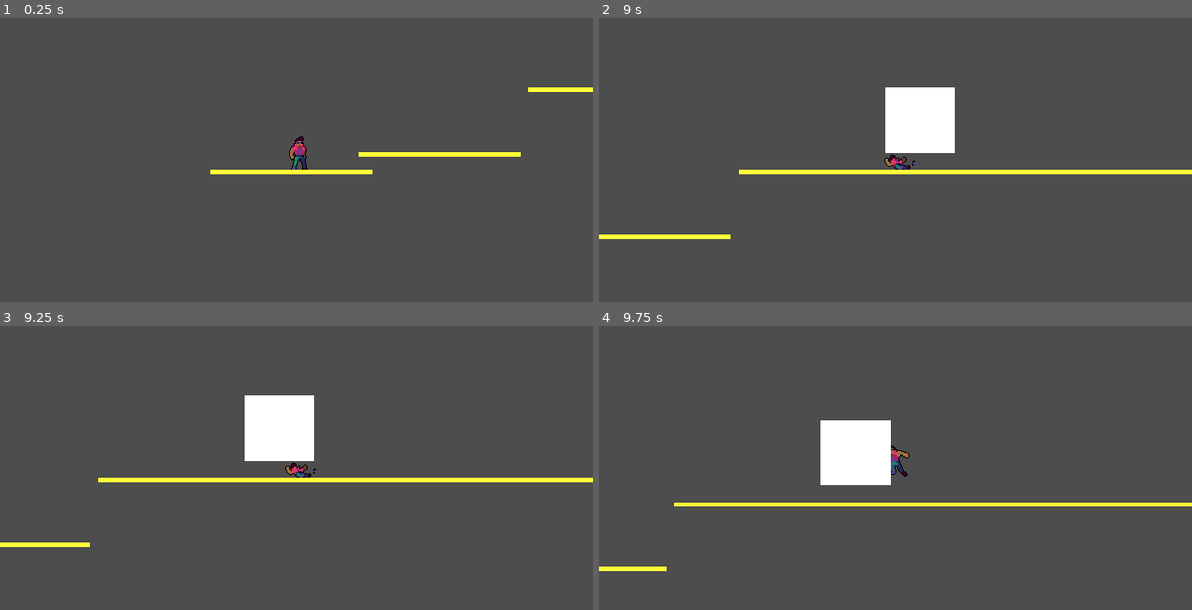
Above: before the commit, frames 1-4 (two rows, left to right).
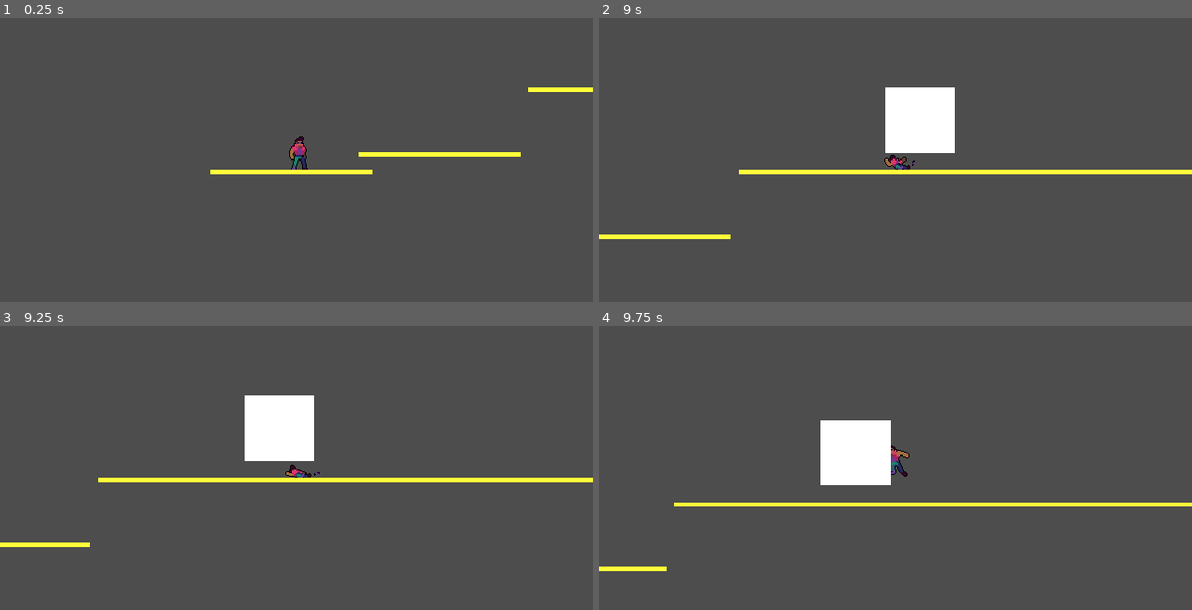
Above: after the commit, the same moments.

Repository: NoahKise/Max_Rush
Game: Godot game, scene res://scenes/world.tscn
Same seed, same stepped clock (60 frames per second), same inputs: the game is played once before the commit and once after it.
Inputs:
- Up to frame 1 (0.25 s): no input
- Up to frame 2 (9 s): hold D (move_right) 0.53-2.03 s; tap Space (jump) at 0.6, 0.77, 1.07, 1.52, 1.55, 1.82, 2.1, 3.02, 3.05, 3.32, 3.6, 3.77, 4.07, 4.52, 4.55, 4.82, 5.1, 6.02, 6.05, 6.32, 6.6, 6.77, 7.07, 7.52, 7.55, 7.82, 8.1 s; tap S (slide) every 1.5 s from 1.35 to 8.85 s; hold A (move_left) 2.03-2.78 s; hold D (move_right) 2.78-4.28 s; hold A (move_left) 4.28-5.03 s; hold D (move_right) 5.03-5.78 s; hold A (move_left) 5.78-7.28 s; hold D (move_right) from 7.28 s (still down)
- Up to frame 3 (9.25 s): keep holding D (move_right); tap Space (jump) at 9.02, 9.05 s
- Up to frame 4 (9.75 s): tap Space (jump) at 9.32, 9.6 s; release D (move_right) at 9.53 s; hold A (move_left) from 9.53 s (still down)

Frames 1-2 are identical in both runs. In frame 3, 0.1% of the frame differs, in the area x 48-54%, y 48-54%; in frame 4, nothing differs.

Commit message:
fix duck jump cshape bug

Diff:
--- a/scripts/player.gd
+++ b/scripts/player.gd
@@ -29,7 +29,8 @@
 	if is_on_floor() && jump_count != 0:
 		jump_count = 0
 
-	if Input.is_action_just_pressed("jump") && jump_count < jump_max: #&& is_on_floor():
+	if Input.is_action_just_pressed("jump") && jump_count < jump_max && !stuck_under_object: #&& is_on_floor():
+		stand()
 		velocity.y = -jump_force
 		jump_count += 1
 
